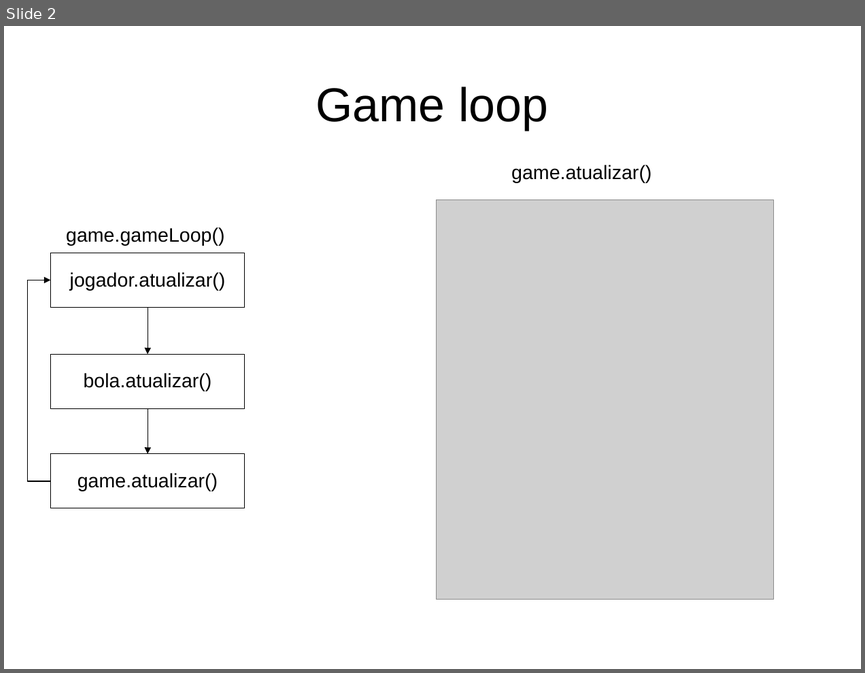
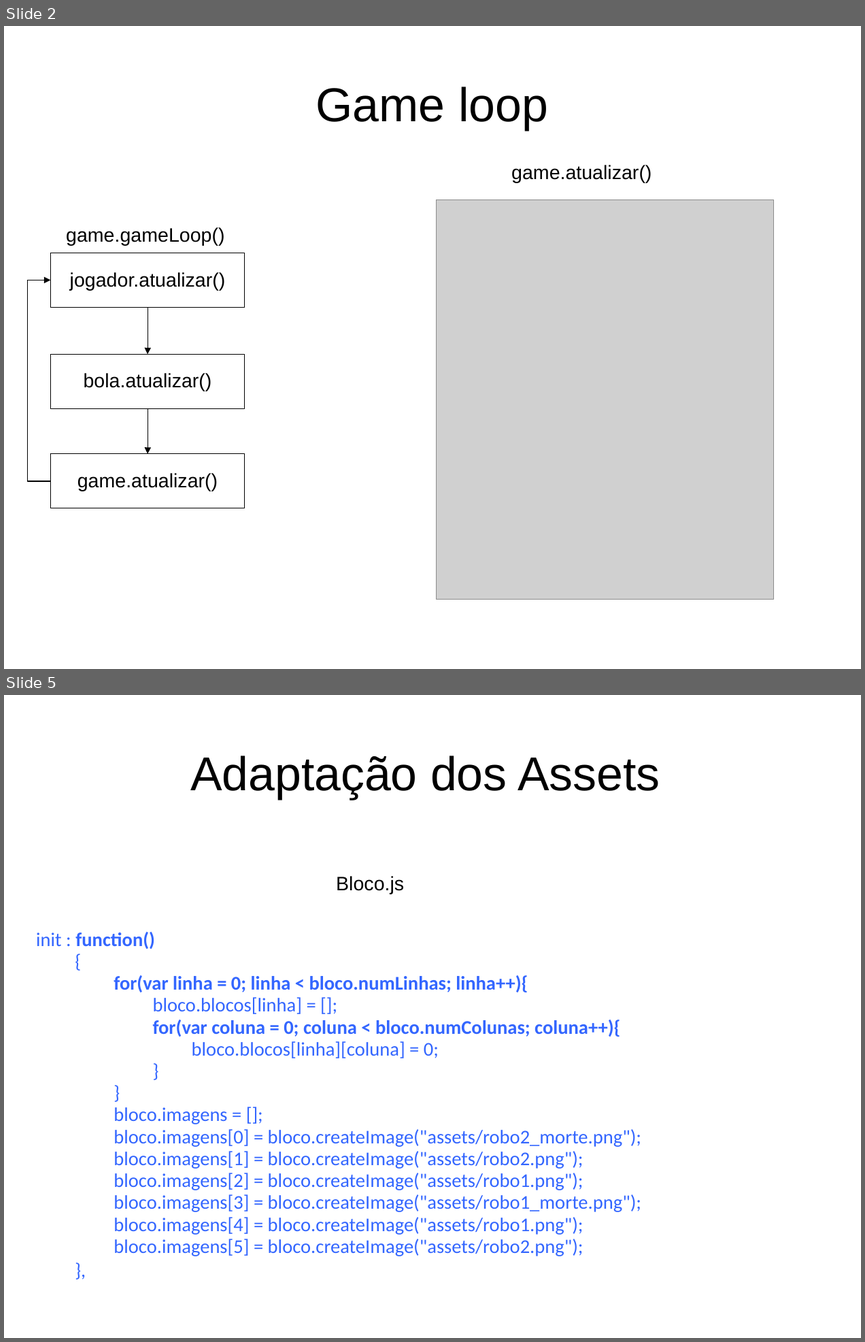
Before and after one commit to jucimarjr/posueagames, a slide deck: brunorichele/breakout/apres/breakout.ppt. Shown one above the other, each under a label of ours: slide 2 before the commit, slides 2 and 5 after it; the slides between them are not shown. The pictures are 865x673 and 865x1342 pixels, drawn with LibreOffice and Linux fonts; fonts in the diff are those of the drawing; grey boxes stand for pictures. Boxes give left, top, right and bottom in pixels: in the first picture for what was removed or moved away, otherwise in the second. Text is boxed around its words. In the diff, an @@ line names an element or a change of style, - is before the commit and + after.

```diff
--- a/brunorichele/breakout/apres/breakout.ppt
+++ b/brunorichele/breakout/apres/breakout.ppt
@@ slide 5 added at [4, 695, 861, 1338], background #FFFFFF @@
@@ title added at [190, 756, 660, 799], 44 pt, text #000000 @@
+Adaptação dos Assets
@@ text added at [336, 876, 404, 894], 18 pt, text #000000 @@
+Bloco.js
@@ text added at [36, 932, 641, 1256], 18 pt, text #3366FF @@
+init : function()
+{
+for(var linha = 0; linha < bloco.numLinhas; linha++){
+bloco.blocos[linha] = [];
+for(var coluna = 0; coluna < bloco.numColunas; coluna++){
+bloco.blocos[linha][coluna] = 0;
+}
+}
+bloco.imagens = [];
+bloco.imagens[0] = bloco.createImage("assets/robo2_morte.png");
+bloco.imagens[1] = bloco.createImage("assets/robo2.png");
+bloco.imagens[2] = bloco.createImage("assets/robo1.png");
+bloco.imagens[3] = bloco.createImage("assets/robo1_morte.png");
+bloco.imagens[4] = bloco.createImage("assets/robo1.png");
+bloco.imagens[5] = bloco.createImage("assets/robo2.png");
+},
```
Also in this commit, not shown: 11 other slides added, 7 other files.
